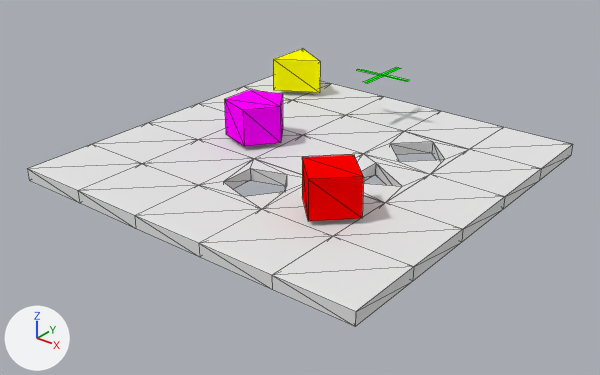
An edit to the Blender file reduced_shape_sorter.blend, drawn before and after from the same camera.
Rendered twice from a 50 mm lens placed at (7.27, -9.31, 5.18), pointed at (0.1, -0.34, -0.38). The lights are fixed; the arrows at lower left show +X, +Y and +Z. Mesh edges are drawn as thin lines.

Before the edit, the objects in view are built like this:
```python
ob_hl0_1_1 = bpy.data.objects.new('hl0_1_1', me_hl0_021)
ob_hl0_1_1.location = (-2.4, -2.4, -0.1)
ob_hl0_1_1.scale = (0.02, 0.02, 0.02)
ob_hl0_2_1 = bpy.data.objects.new('hl0_2_1', me_hl0_026)
ob_hl0_2_1.location = (-1.2, -2.4, -0.1)
ob_hl0_2_1.scale = (0.02, 0.02, 0.02)
ob_hl0_3_1 = bpy.data.objects.new('hl0_3_1', me_hl0_031)
ob_hl0_3_1.location = (0.0, -2.4, -0.1)
ob_hl0_3_1.scale = (0.02, 0.02, 0.02)
ob_hl0_3_3 = bpy.data.objects.new('hl0_3_3', me_hl0_032)
ob_hl0_3_3.location = (0.0, 0.0, -0.1)
ob_hl0_3_3.scale = (0.02, 0.02, 0.02)
ob_hl0_4_1 = bpy.data.objects.new('hl0_4_1', me_hl0_035)
ob_hl0_4_1.location = (1.2, -2.4, -0.1)
ob_hl0_4_1.scale = (0.02, 0.02, 0.02)
ob_hl0_5_1 = bpy.data.objects.new('hl0_5_1', me_hl0_038)
ob_hl0_5_1.location = (2.4, -2.4, -0.1)
ob_hl0_5_1.scale = (0.02, 0.02, 0.02)
ob_hl0_5_2 = bpy.data.objects.new('hl0_5_2', me_hl0_039)
ob_hl0_5_2.location = (2.4, -1.2, -0.1)
ob_hl0_5_2.scale = (0.02, 0.02, 0.02)
ob_hl0_5_3 = bpy.data.objects.new('hl0_5_3', me_hl0_040)
ob_hl0_5_3.location = (2.4, 0.0, -0.1)
ob_hl0_5_3.scale = (0.02, 0.02, 0.02)
ob_hl0_5_4 = bpy.data.objects.new('hl0_5_4', me_hl0_041)
ob_hl0_5_4.location = (2.4, 1.2, -0.1)
ob_hl0_5_4.scale = (0.02, 0.02, 0.02)
# also in view: 'hl0_1_5' at (-2.4, 2.4, -0.1); 'hl3_4_3' at (1.2, 0.0, -0.1); 'hl0_4_2' at (1.2, -1.2, -0.1); 'hl0_5_5' at (2.4, 2.4, -0.1); 'hl0_3_5' at (0.0, 2.4, -0.1)
```
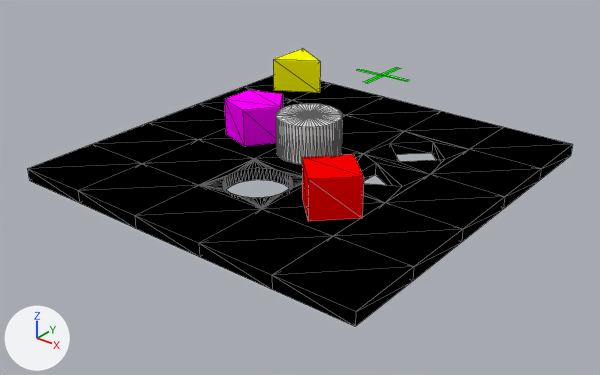
Patch to the scene script:
```diff
--- a/reduced_shape_sorter.blend.py
+++ b/reduced_shape_sorter.blend.py
@@ mat_basement @@
 mat_basement = diffuse_material('BASEMENT')
-mat_basement.base_color = (0.8, 0.8, 0.8)  # white #e7e7e7
+mat_basement.base_color = (0.0, 0.0, 0.0)  # black #000000
@@ me_hl5_002 @@
 # used by ob_hl5_3_2; location = (0.0, -1.2, -0.1); scale = (0.02, 0.02, 0.02)
-me_hl5_002.from_pydata(...)  # 22 vertices, 36 faces; spans x -30.0..30.0, y -30.0..30.0, z -5.0..5.0
+me_hl5_002.from_pydata(...)  # 120 vertices, 240 faces; spans x -30.0..30.0, y -30.0..30.0, z -5.0..5.0
+# me_hl5_002 part 1
+# 10 vertices are removed from x -20.2..25.0, y -23.8..23.8, z -5.0..5.0
+# 25 faces are deleted
+# 2 vertices move from x -20.2, y 14.7, z -5.0..5.0 to x -25.0..-24.8, y 0.0..2.8, z -5.0..5.0
+# 56 vertices are added at x -25.0..24.8, y -25.0..25.0, z -5.0..5.0
+# 52 new vertices lie (0.0, 0.0, 10.0) away from vertices in x -24.8..24.8, y -25.0..25.0, z -5.0
+# 229 new faces join them
 me_hl5_002.materials.append(mat_basement)
@@ me_lr @@
+me_lr.from_pydata(...)  # 122 vertices, 240 faces; spans x -25.0..25.0, y -25.0..25.0, z -15.0..15.0
@@ ob_lr @@
+ob_lr = bpy.data.objects.new('lr', me_lr)
+ob_lr.location = (0.0, 0.0, 0.38)
+ob_lr.scale = (0.02, 0.02, 0.02)
```

Where the change shows, as pixel boxes [x1, y1, x2, y2] in the pictures (600 x 375 px):
'hl0_5_1', recoloured (white to black)
    both: [272, 236, 414, 326]
'hl0_4_1', recoloured (white to black)
    both: [199, 209, 332, 289]
'hl0_5_2', recoloured (white to black)
    both: [334, 203, 463, 281]
'hl0_3_1', recoloured (white to black)
    both: [135, 185, 261, 257]
'hl0_5_3', recoloured (white to black)
    both: [386, 174, 505, 242]
'hl0_2_1', recoloured (white to black)
    both: [78, 164, 198, 228]
'lr', added
    after: [276, 104, 342, 164]
'hl0_1_1', recoloured (white to black)
    both: [27, 144, 142, 203]
'hl0_5_4', recoloured (white to black)
    both: [431, 149, 541, 209]
'hl0_5_5', recoloured (white to black)
    both: [470, 127, 573, 181]
'hl0_2_2', recoloured (white to black)
    both: [143, 140, 254, 185]
'hl5_3_2', recoloured, reshaped
    both: [200, 159, 302, 209]
'hl0_1_2', recoloured (white to black)
    both: [92, 123, 197, 164]
'hl4_4_4', recoloured (white to black)
    both: [364, 131, 468, 174]
'hl0_3_4', recoloured (white to black)
    both: [303, 115, 404, 154]
'hl0_4_5', recoloured (white to black)
    both: [406, 111, 503, 149]
'hl3_4_3', recoloured (white to black)
    both: [356, 154, 429, 203]
'hl0_3_5', recoloured (white to black)
    both: [347, 97, 441, 131]
'hl0_3_3', recoloured (white to black)
    both: [254, 136, 362, 175]
'hl0_1_3', recoloured (white to black)
    both: [149, 104, 226, 140]
'hl0_4_2', recoloured (white to black)
    both: [263, 187, 384, 236]
'hl0_2_5', recoloured (white to black)
    both: [293, 84, 383, 115]
'hl0_2_4', recoloured
    both: [283, 100, 345, 135]
'hl0_2_3', recoloured (white to black)
    both: [199, 128, 303, 158]
'hl0_1_5', recoloured (white to black)
    both: [244, 76, 331, 100]
'hl0_1_4', recoloured (white to black)
    both: [199, 87, 292, 112]
